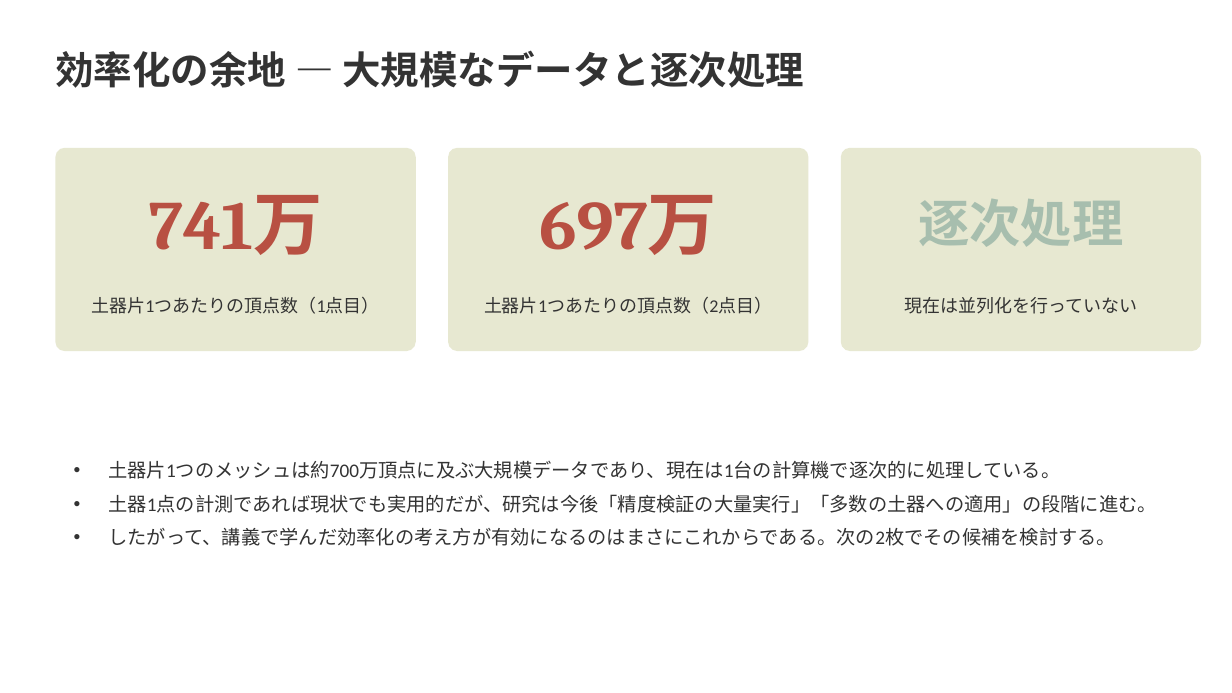
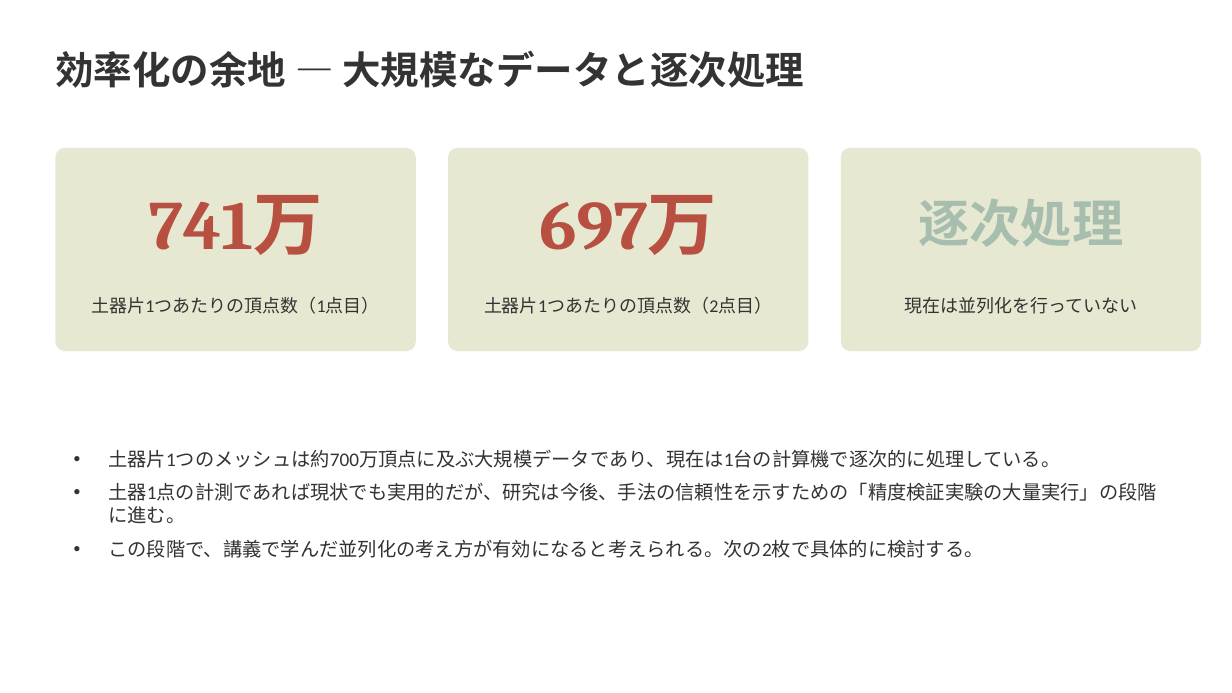
Before and after one commit to Ryusan09/MultivariatAanalysis, a slide deck: slide 6 of 13/第13回発表_修士研究と大規模計算.pptx. Drawn at 1232x693 pixels with LibreOffice and Linux fonts; fonts in the diff are those of the drawing. Boxes give left, top, right and bottom in pixels: in the first picture for what was removed or moved away, otherwise in the second. Text is boxed around its words. In the diff, an @@ line names an element or a change of style, - is before the commit and + after.

```diff
--- a/13/第13回発表_修士研究と大規模計算.pptx
+++ b/13/第13回発表_修士研究と大規模計算.pptx
@@ text at (108, 482, 1156, 558): text changed @@
-• 土器1点の計測であれば現状でも実用的だが、研究は今後「精度検証の大量実行」「多数の土器への適用」の段階に進む。
-• したがって、講義で学んだ効率化の考え方が有効になるのはまさにこれからである。次の2枚でその候補を検討する。
+• 土器1点の計測であれば現状でも実用的だが、研究は今後、手法の信頼性を示すための「精度検証実験の大量実行」の段階に進む。
+• この段階で、講義で学んだ並列化の考え方が有効になると考えられる。次の2枚で具体的に検討する。
```
Also in this commit, not shown: 2 other slides changed, 1 slide added, 1 slide removed.
